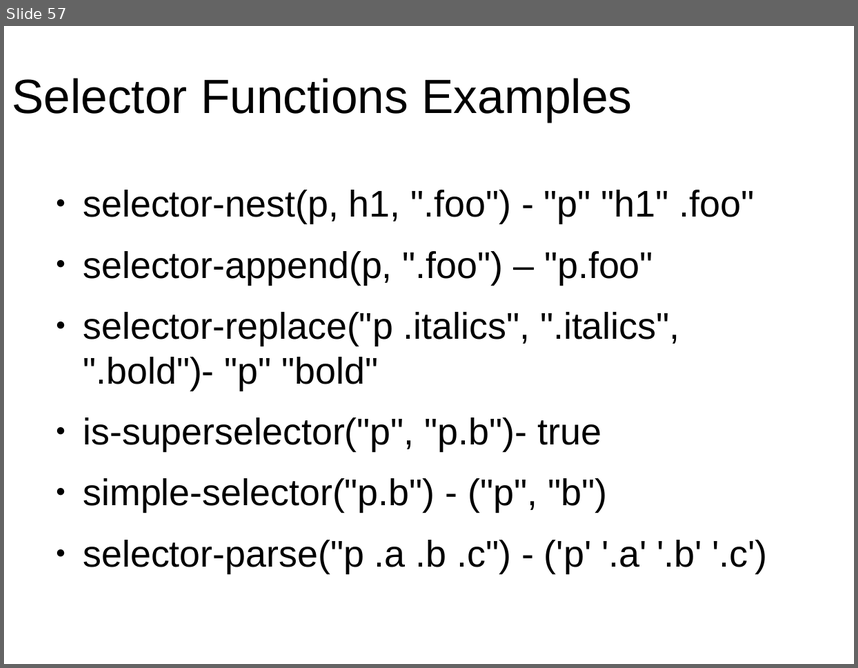
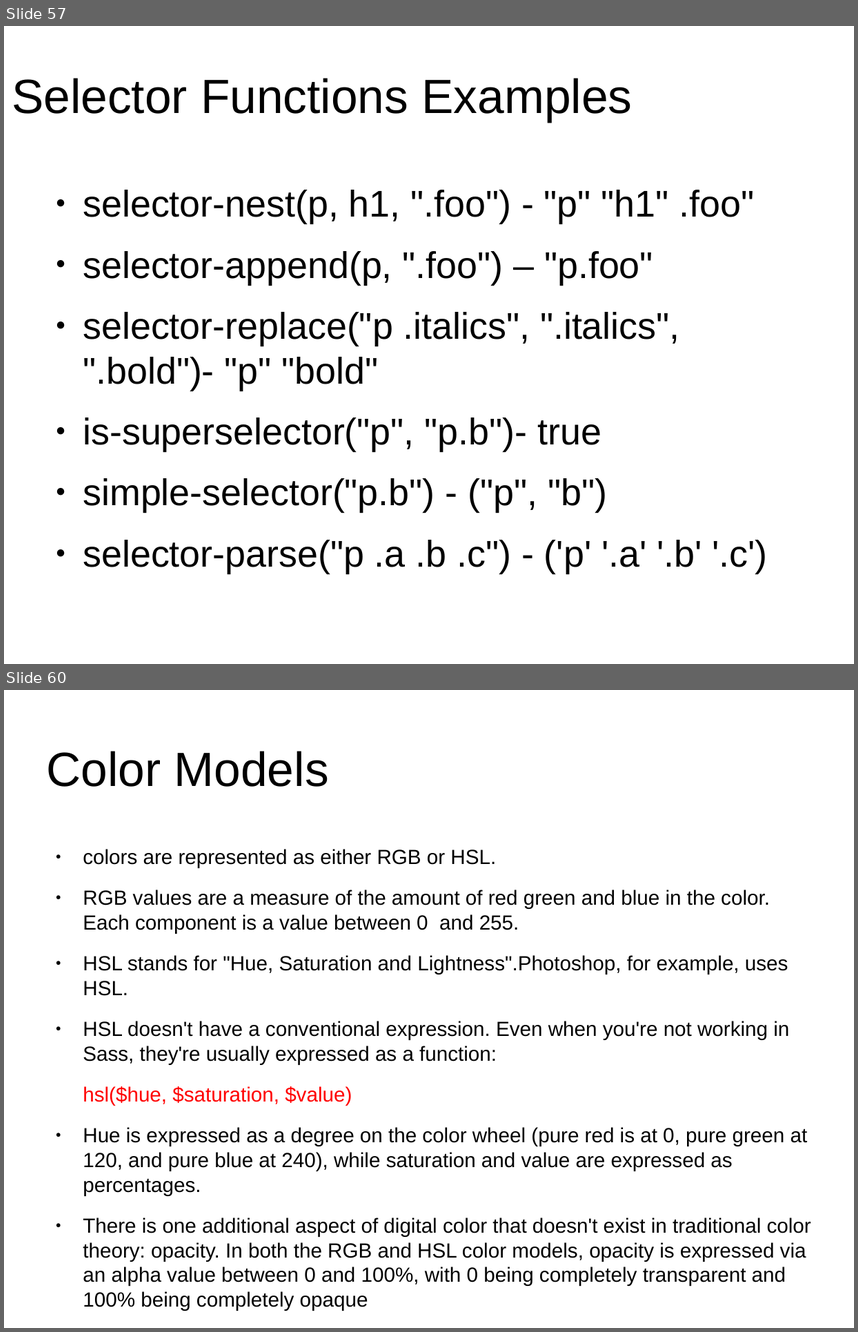
Before and after one commit to anumsh/SASS-Basics, a slide deck: SASS_basics.odp. Shown one above the other, each under a label of ours: slide 57 before the commit, slides 57 and 60 after it; the slides between them are not shown. The pictures are 858x668 and 858x1332 pixels, drawn with LibreOffice and Linux fonts; fonts in the diff are those of the drawing; background and template pictures are left out. Boxes give left, top, right and bottom in pixels: in the first picture for what was removed or moved away, otherwise in the second. Text is boxed around its words. In the diff, an @@ line names an element or a change of style, - is before the commit and + after.

Commit message:
feat: Introspection function and Color Function in SASS

```diff
--- a/SASS_basics.odp
+++ b/SASS_basics.odp
@@ slide 60 added at (4, 690, 854, 1328), background #FFFFFF @@
@@ title added at (47, 751, 329, 787), 44.8 pt, text #000000 @@
+Color Models
@@ text added at (83, 849, 811, 1310), 19.1 pt, text #000000 @@
+● colors are represented as either RGB or HSL.
+● RGB values are a measure of the amount of red green and blue in the color. Each component is a value between 0 and 255.
+● HSL stands for "Hue, Saturation and Lightness".Photoshop, for example, uses HSL.
+● HSL doesn't have a conventional expression. Even when you're not working in Sass, they're usually expressed as a function:
+hsl($hue, $saturation, $value)
+● Hue is expressed as a degree on the color wheel (pure red is at 0, pure green at 120, and pure blue at 240), while saturation and value are expressed as percentages.
+● There is one additional aspect of digital color that doesn't exist in traditional color theory: opacity. In both the RGB and HSL color models, opacity is expressed via an alpha value between 0 and 100%, with 0 being completely transparent and 100% being completely opaque
```
Also in this commit, not shown: 3 other slides added.
